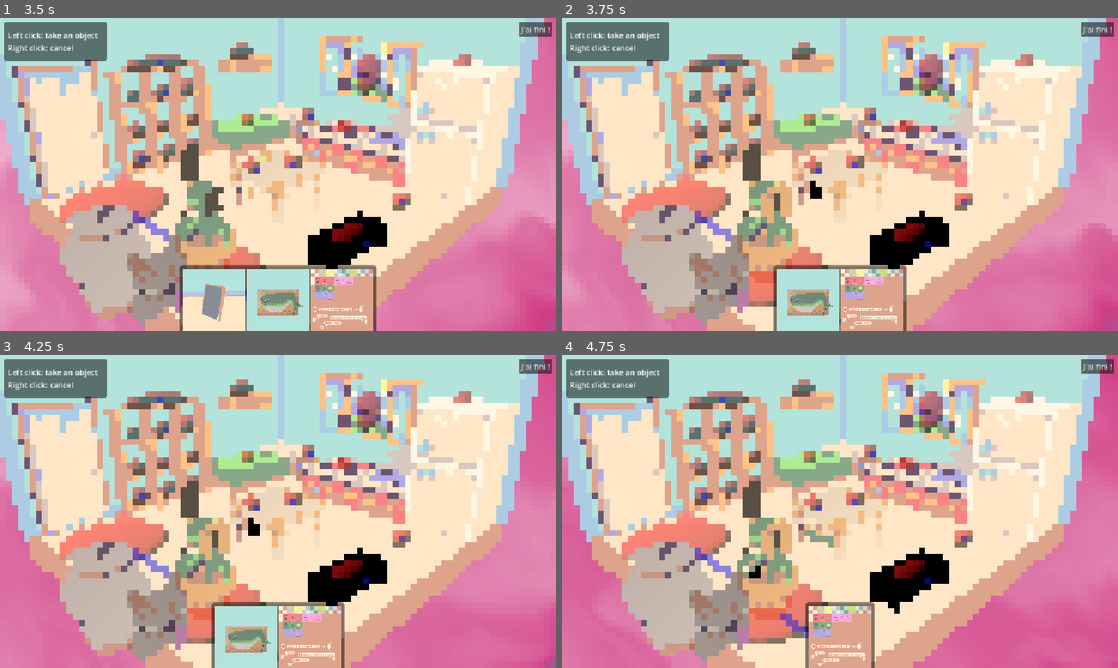
Above: before the commit, frames 1-4 (two rows, left to right).
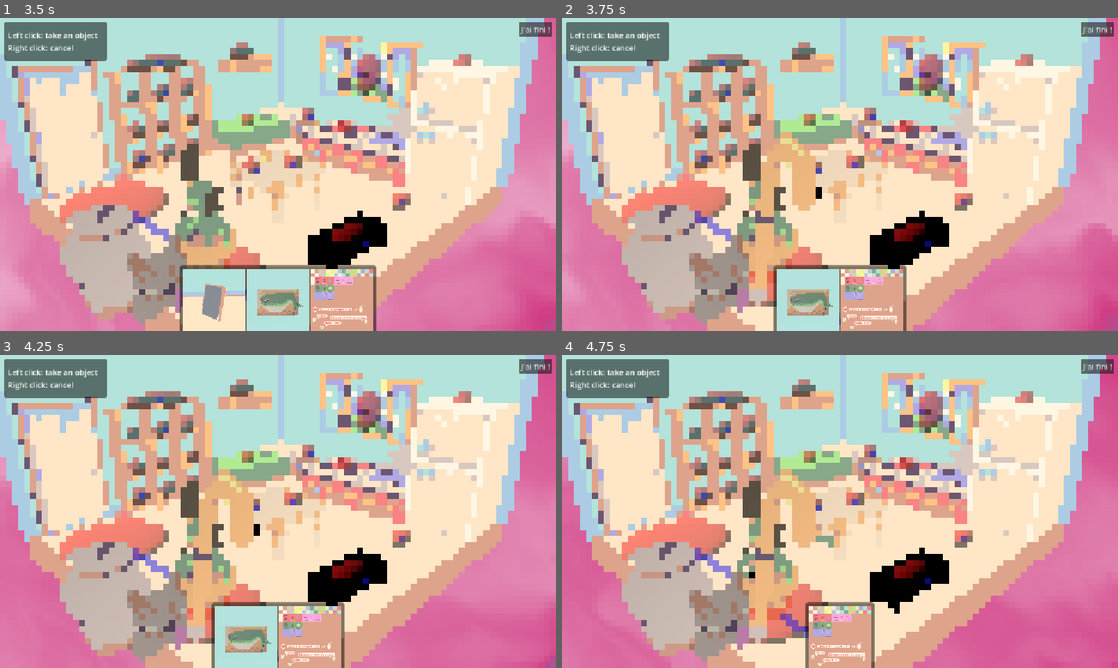
Above: after the commit, the same moments.

Repository: TotoEnF5/enjam-2026
Game: Godot game, scene res://scenes/house.tscn
Same seed, same stepped clock (60 frames per second), same inputs: the game is played once before the commit and once after it. This scene is started directly instead of the project's main scene.
Inputs (mouse positions are in pixels of both pictures, inside the frame that each line leads up to):
- Up to frame 1 (3.5 s): click (88, 299) at 0.52 s; click (116, 299) at 1.27 s; click (150, 299) at 2.02 s; click (183, 299) at 2.77 s
- Up to frame 2 (3.75 s): click (778, 299) at 3.52 s
- Up to frame 3 (4.25 s): no input
- Up to frame 4 (4.75 s): click (806, 636) at 4.27 s

Frame 1 is identical in both runs. In frame 2, 2.1% of the frame differs, in the area x 33-46%, y 36-93%; in frame 3, 2.1%; in frame 4, 2.2%.

Commit message:
fix bug placement

Diff:
--- a/resources/items/gnome.tres
+++ b/resources/items/gnome.tres
@@ -9,5 +9,5 @@
 inventory_image = ExtResource("1_hr7w0")
 placeable_object = ExtResource("2_6c0vu")
 title = "Naing de jarding toulousaing de [Prénom]"
-description = "[Prénom] me disait que ce naing a été pris dans le Sud-Est. Je ne sais pas pourquoi, [Pronom] avait un fort accent toulousaing quand [Pronom] me parlait de ce naing."
+description = "[Prénom] me disait que ce naing a été pris dans le Sud-Ouest. Je ne sais pas pourquoi, [Pronom] avait un fort accent toulousaing quand [Pronom] me parlait de ce naing."
 metadata/_custom_type_script = "uid://dlva75r2hqvej"
--- a/scripts/object_mover.gd
+++ b/scripts/object_mover.gd
@@ -46,7 +46,13 @@
 				_current_object.position = pos + camera.project_ray_normal(mouse_pos) * 10
 			else:
 				if _targeted_snapper != null:
-					if _targeted_snapper.is_poubelle or (_targeted_snapper.is_floor and _current_object.item.on_floor) or (_targeted_snapper.is_etagere and _current_object.item.on_etagere) or (_targeted_snapper.is_wall and _current_object.item.on_wall):
+					if _targeted_snapper.is_poubelle \
+					or (_targeted_snapper.is_floor \
+					and _current_object.item.on_floor) \
+					or (_targeted_snapper.is_etagere \
+					and _current_object.item.on_etagere) \
+					or (_targeted_snapper.is_wall \
+					and _current_object.item.on_wall):
 						_current_object.global_position = _targeted_snapper.global_position
 						_current_object.global_rotation = _targeted_snapper.global_rotation
 					else:
@@ -69,20 +75,29 @@
 				set_current_object(_targeted_object)
 			else:
 				if _targeted_snapper != null:
-					if _targeted_snapper.is_poubelle:
-						_yeet_audio.stream = _current_object.item.yeet_audio_streams
-						_yeet_audio.play()
-						_current_object.queue_free()
-						_current_object = null
-						_targeted_snapper = null
-					else:
-						_place_audio.stream = _current_object.item.place_audio_streams
-						_place_audio.play()
+					if _targeted_snapper.is_poubelle \
+					or (_targeted_snapper.is_floor \
+					and _current_object.item.on_floor) \
+					or (_targeted_snapper.is_etagere \
+					and _current_object.item.on_etagere) \
+					or (_targeted_snapper.is_wall \
+					and _current_object.item.on_wall):
 						_current_object.global_position = _targeted_snapper.global_position
 						_current_object.global_rotation = _targeted_snapper.global_rotation
-						_current_object.untake()
-						_current_object = null
-						_targeted_snapper = null
+						if _targeted_snapper.is_poubelle:
+							_yeet_audio.stream = _current_object.item.yeet_audio_streams
+							_yeet_audio.play()
+							_current_object.queue_free()
+							_current_object = null
+							_targeted_snapper = null
+						else:
+							_place_audio.stream = _current_object.item.place_audio_streams
+							_place_audio.play()
+							_current_object.global_position = _targeted_snapper.global_position
+							_current_object.global_rotation = _targeted_snapper.global_rotation
+							_current_object.untake()
+							_current_object = null
+							_targeted_snapper = null
 
 		if event.button_index == MOUSE_BUTTON_RIGHT:
 			if _current_object == null:
